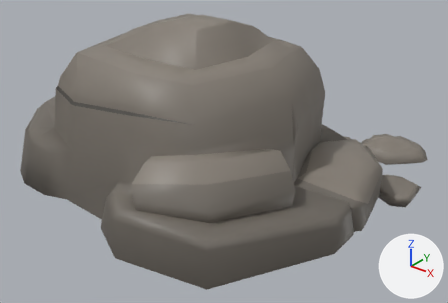
Before and after pictures for a commit that changed the FBX model ggj-2018/Assets/Game/Models/Env/Rock_01.fbx.
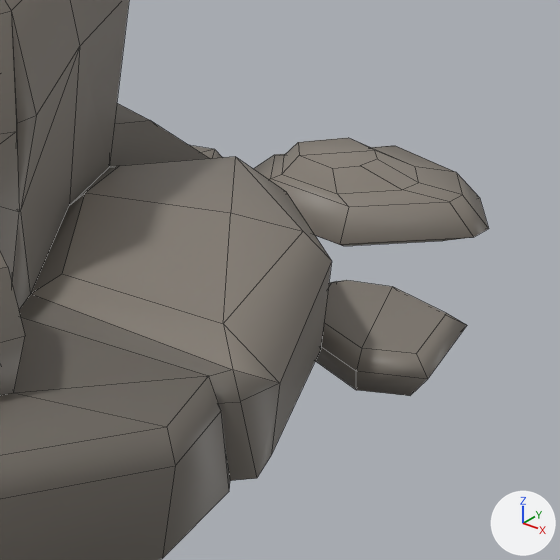
There are two pictures of each version: one whole from a 50 mm lens placed at (0.2379, -0.2523, 0.1787), pointed at (0.0242, 0.015, 0.013), one close up on the part from 64% to 100% of the width and 31% to 84% of the height. Every picture has the same lights, and +X, +Y and +Z are marked at lower right. The close-ups show mesh edges as thin lines. Where no turn or scale is listed for an object, it has been applied to the vertices.

Objects in the first close-up: 'rock'.
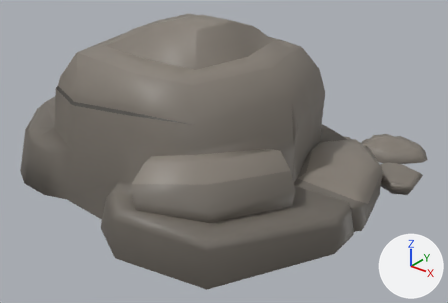
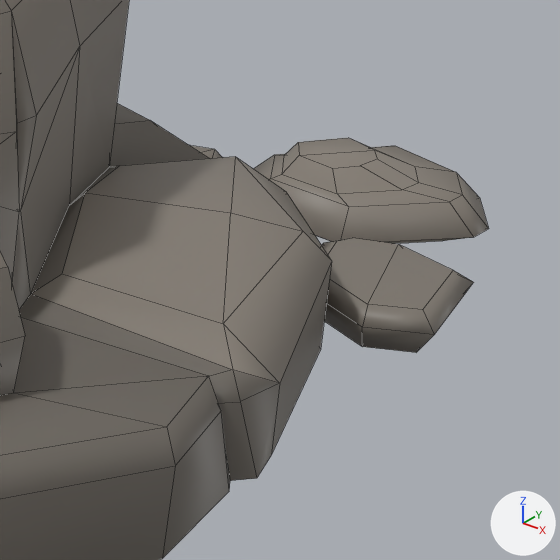
Scene script edits in JSON lines:
```json
{"block": "me_mesh", "where": "# used by ob_rock; location = (0.0, 0.0, 0.0)"}
{"op": "remove", "block": "me_mesh", "code": "me_mesh.from_pydata(...)  # 267 vertices, 284 faces; spans x -0.116..0.128, y -0.09..0.127, z -0.013..0.097"}
{"op": "add", "block": "me_mesh", "code": "me_mesh.from_pydata(...)  # 266 vertices, 283 faces; spans x -0.116..0.128, y -0.09..0.127, z -0.003..0.097"}
{"block": "me_mesh", "change": "me_mesh part 1"}
{"block": "me_mesh", "change": "3 vertices are removed from x 0.103..0.113, y 0.068..0.076, z -0.013..-0.009"}
{"block": "me_mesh", "change": "19 faces are deleted"}
{"block": "me_mesh", "change": "7 vertices in x 0.1..0.128, y 0.051..0.082, z -0.004 move by (0.0, 0.0, 0.009)"}
{"block": "me_mesh", "change": "5 vertices in x 0.105..0.125, y 0.055..0.078, z -0.009 move by (0.0, 0.0, 0.016)"}
{"block": "me_mesh", "change": "2 vertices are added at (0.103, 0.073, 0.007), (0.105, 0.076, 0.007)"}
{"block": "me_mesh", "change": "18 new faces join them"}
{"block": "me_mesh", "change": "me_mesh part 2: 14 kept faces spanning x 0.1..0.128, y 0.051..0.082, z -0.001..0.007 get new texture (UV) coordinates"}
```

Location of each change, [x1, y1, x2, y2] in pixels of the close-ups (560 x 560 px; the box of a moved part takes in the faces that stretch with it):
```json
{"part": 1, "of": "me_mesh", "change": "moved or reshaped", "after": [322, 238, 399, 304], "on screen": "not visible before"}
{"part": 2, "of": "me_mesh", "change": "surface changed", "before": [315, 280, 467, 396], "after": [324, 245, 474, 352]}
```
